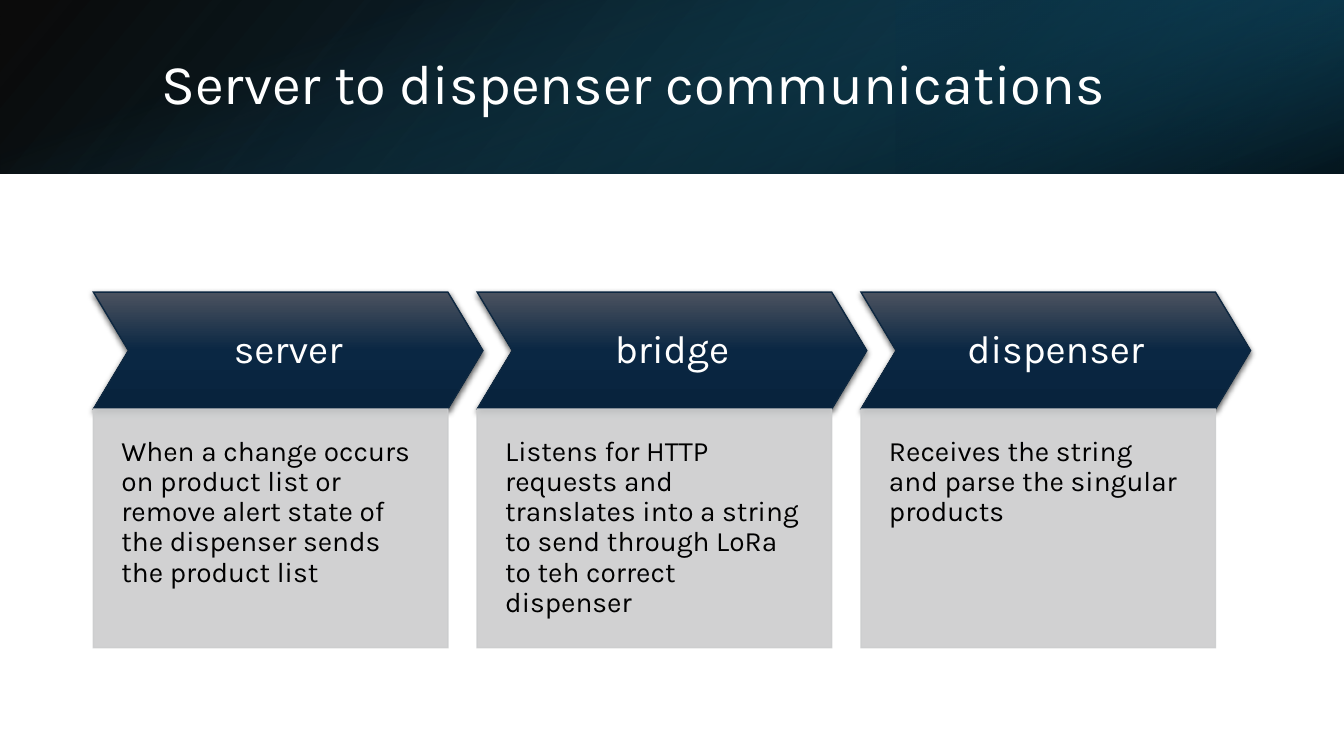
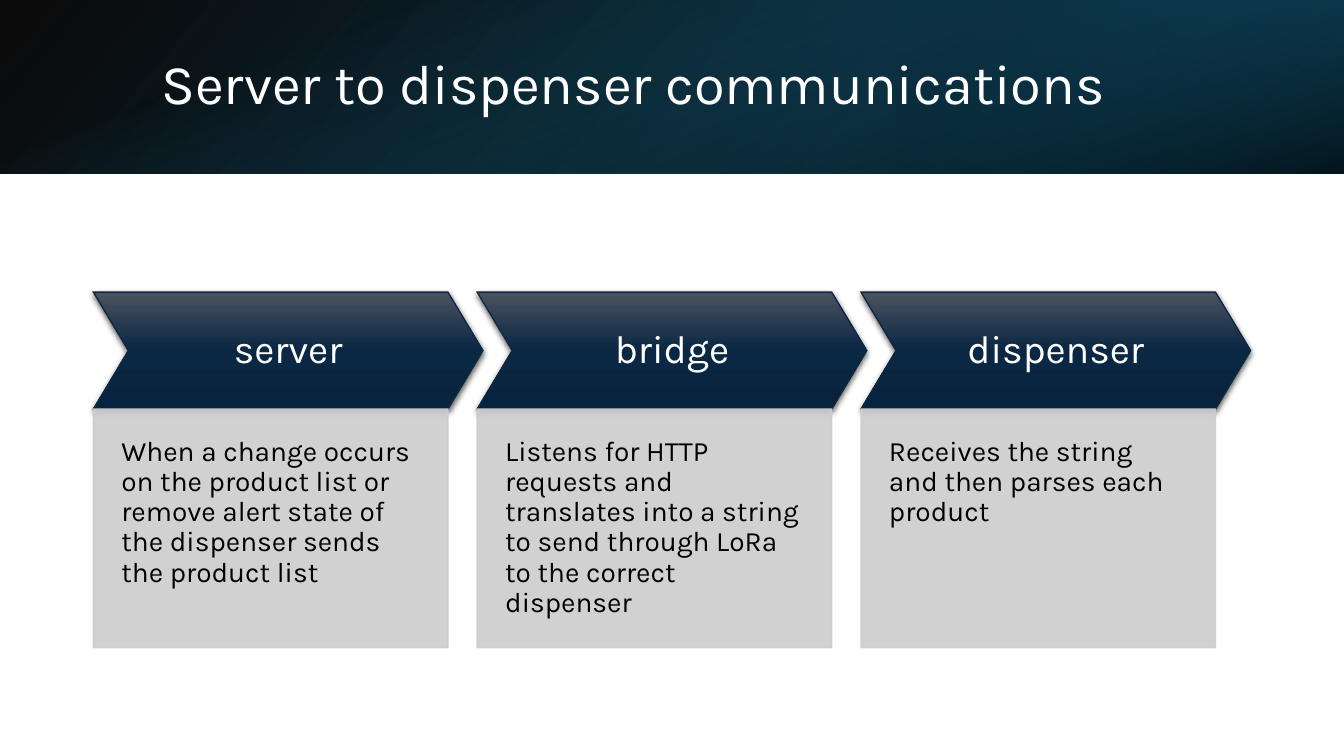
Before and after one commit to MattiaGrigoli/SpotAid, a slide deck: slide 3 of IOT technical.pptx. Drawn at 1344x756 pixels with LibreOffice and Linux fonts; fonts in the diff are those of the drawing. Boxes give left, top, right and bottom in pixels: in the first picture for what was removed or moved away, otherwise in the second. Text is boxed around its words. In the diff, an @@ line names an element or a change of style, - is before the commit and + after.

Commit message:
Fixed the grammar in some slides.

```diff
--- a/IOT technical.pptx
+++ b/IOT technical.pptx
@@ text at (121,442,410,589): text changed @@
-When a change occurs on product list or remove alert state of the dispenser sends the product list
+When a change occurs on the product list or remove alert state of the dispenser sends the product list
@@ text at (505,441,798,619): text changed @@
-Listens for HTTP requests and translates into a string to send through LoRa to teh correct dispenser
+Listens for HTTP requests and translates into a string to send through LoRa to the correct dispenser
@@ text at (889,441,1163,528): text changed @@
-Receives the string and parse the singular products
+Receives the string and then parses each product
```
Also in this commit, not shown: 3 other slides changed.
